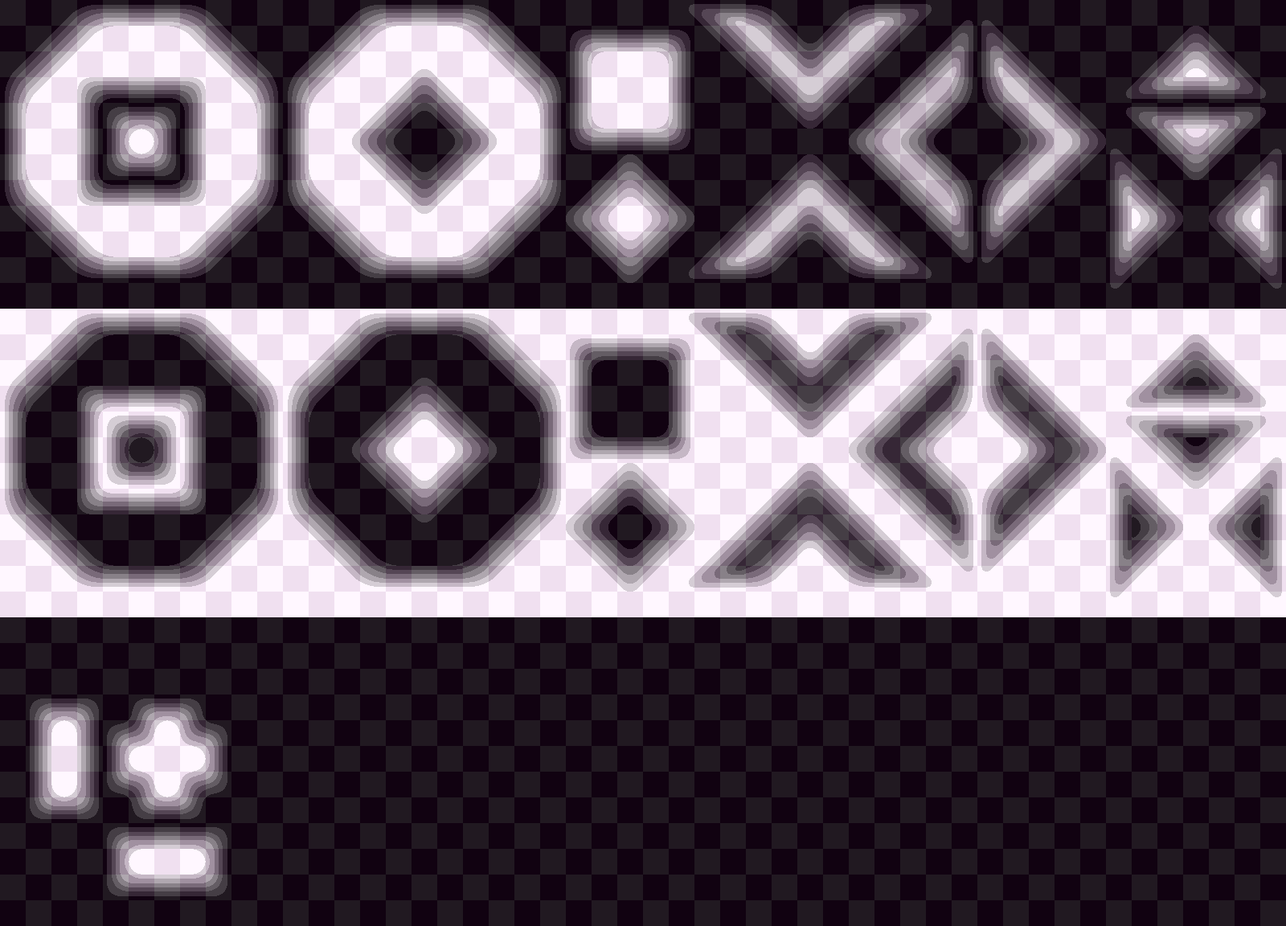
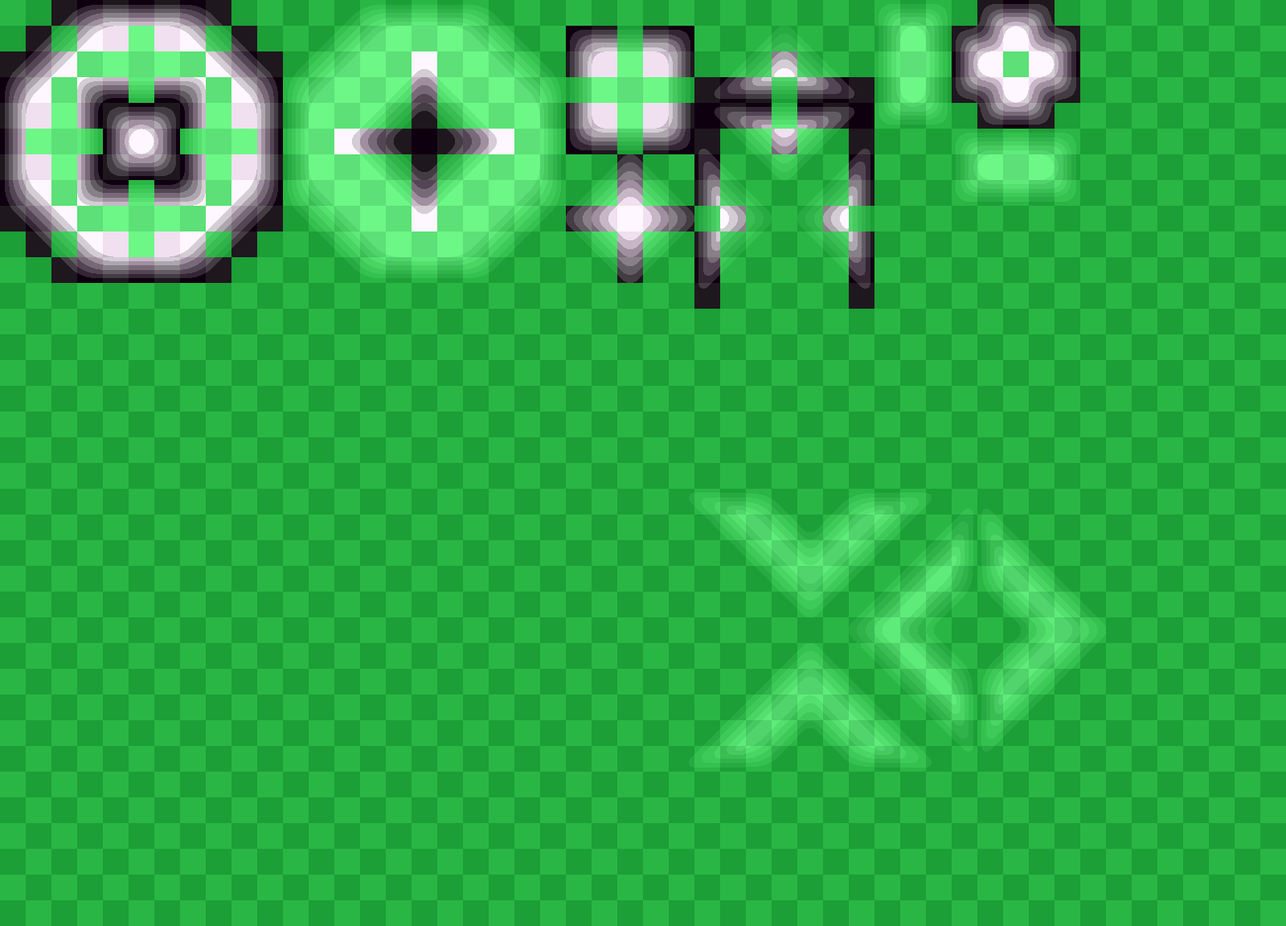
Two versions of the same layered image (w=1286, h=926). Layer-by-layer changes:
added layer "Pattern" (71%) above "Lines" over [0, 0, 1286, 926]
"Tiles": opacity 99% → 100%, painted on it over [0, 0, 1286, 926]
